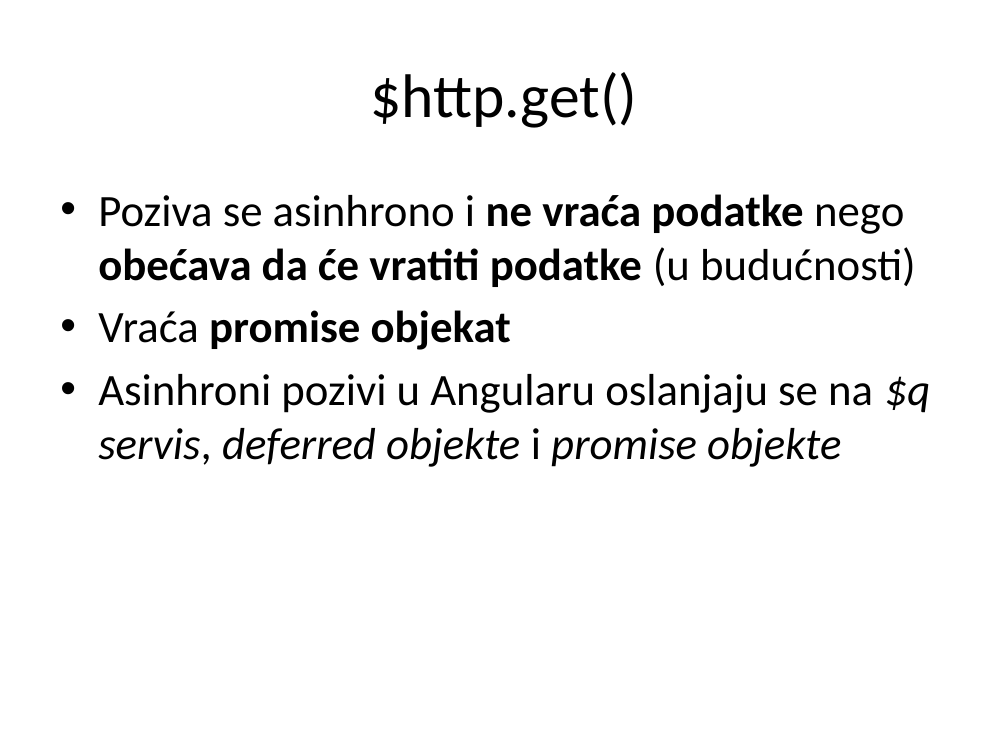
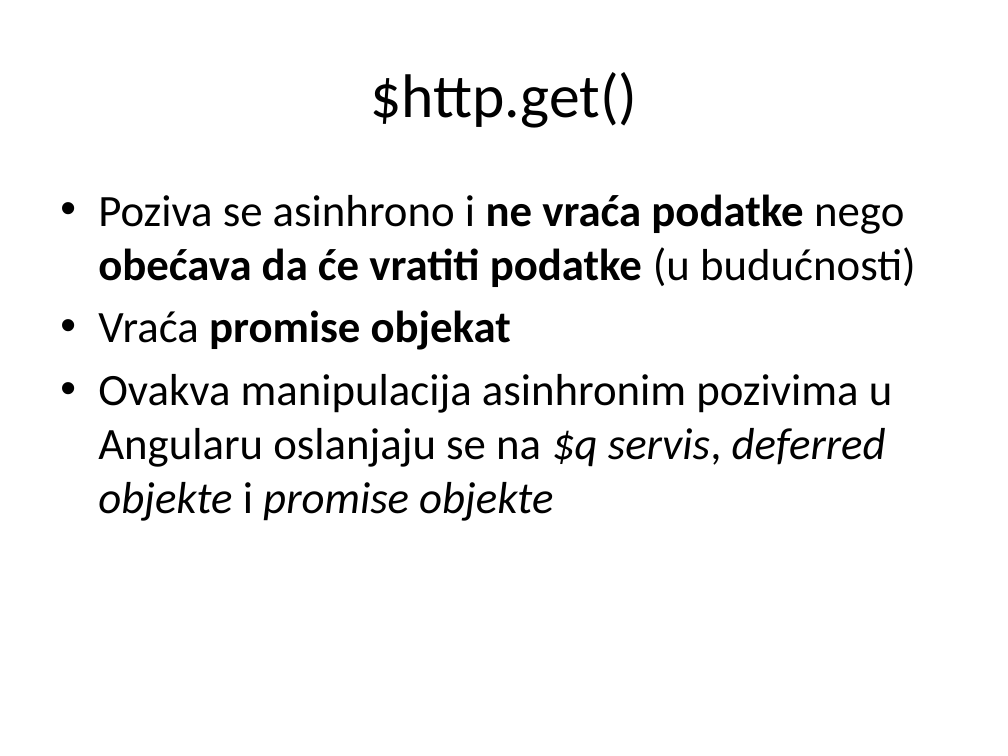
Before and after one commit to XWS2016/AngularJS, a slide deck: slide 20 of 01_Kontroleri/AngularJS_02_kontroleri.pptx (slide 17 before the commit). Drawn at 1008x756 pixels with LibreOffice and Linux fonts; fonts in the diff are those of the drawing. Boxes give left, top, right and bottom in pixels: in the first picture for what was removed or moved away, otherwise in the second. Text is boxed around its words. In the diff, an @@ line names an element or a change of style, - is before the commit and + after.

Commit message:
03_REST pozivi

```diff
--- a/01_Kontroleri/AngularJS_02_kontroleri.pptx
+++ b/01_Kontroleri/AngularJS_02_kontroleri.pptx
@@ text at (98, 374, 893, 521): text changed @@
-• Asinhroni pozivi u Angularu oslanjaju se na $q servis, deferred objekte i promise objekte
+• Ovakva manipulacija asinhronim pozivima u Angularu oslanjaju se na $q servis, deferred objekte i promise objekte
```
Also in this commit, not shown: 8 other slides changed, 3 slides added, 47 other files.
